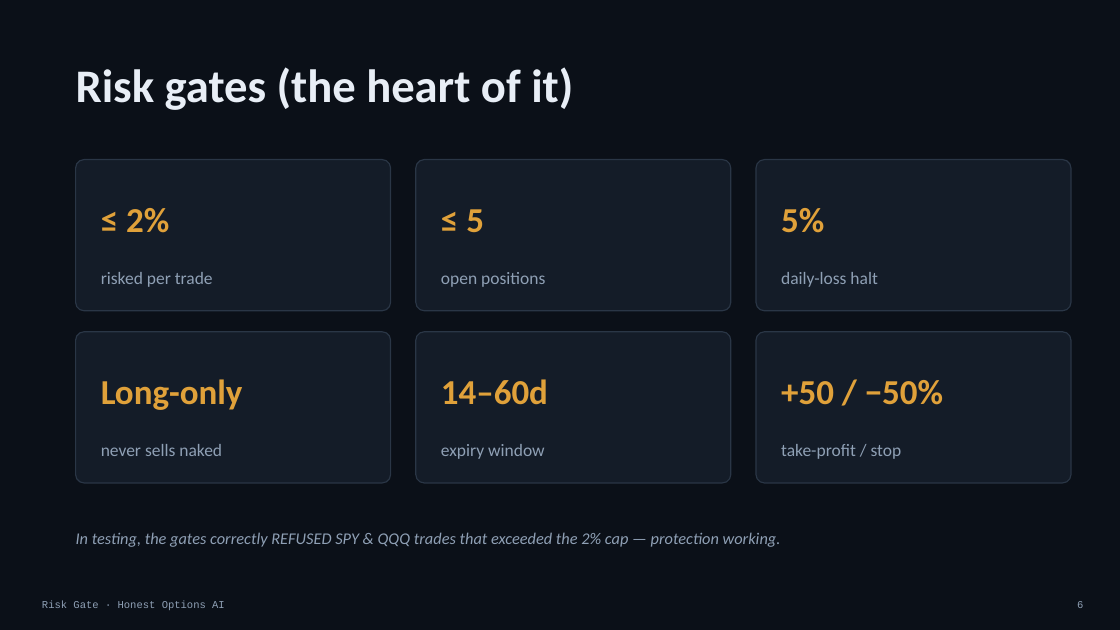
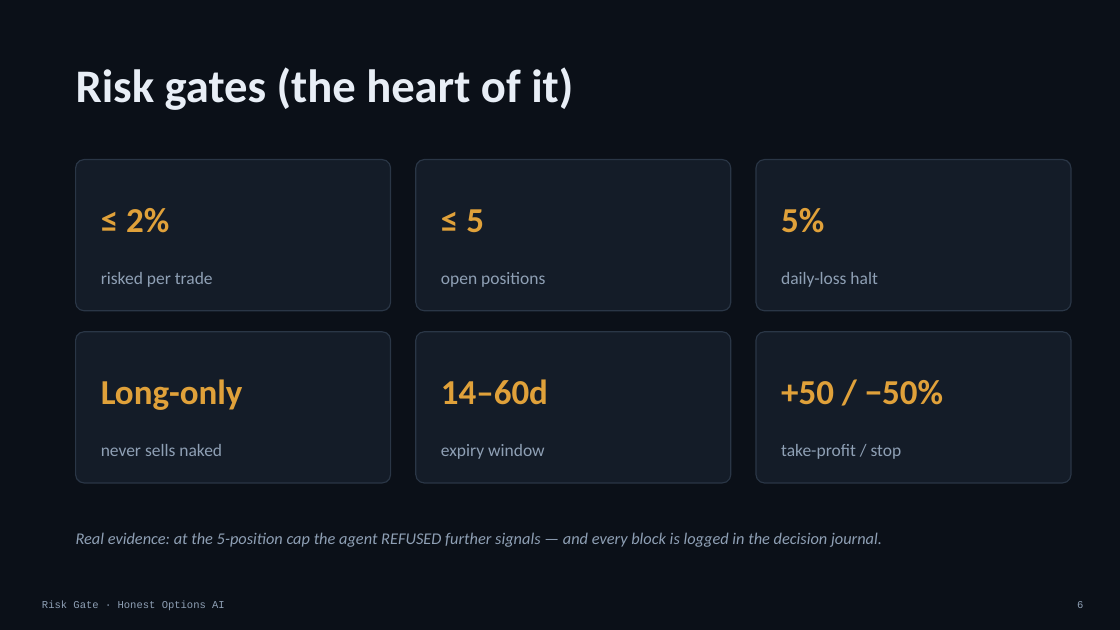
Before and after one commit to fawad07/alpaca-options-agent, a slide deck: slide 6 of presentation.pptx. Drawn at 1120x630 pixels with LibreOffice and Linux fonts; fonts in the diff are those of the drawing. Boxes give left, top, right and bottom in pixels: in the first picture for what was removed or moved away, otherwise in the second. Text is boxed around its words. In the diff, an @@ line names an element or a change of style, - is before the commit and + after.

Commit message:
Polish deck text + add rendered cover.png: cite live risk-gate block + decision journal on slides 4 & 6, cover exported to PNG (2400x1260)

```diff
--- a/presentation.pptx
+++ b/presentation.pptx
@@ text at box(76, 532, 882, 547): text changed @@
-In testing, the gates correctly REFUSED SPY & QQQ trades that exceeded the 2% cap — protection working.
+Real evidence: at the 5-position cap the agent REFUSED further signals — and every block is logged in the decision journal.
```
Also in this commit, not shown: 1 other slide changed, 2 other files.
